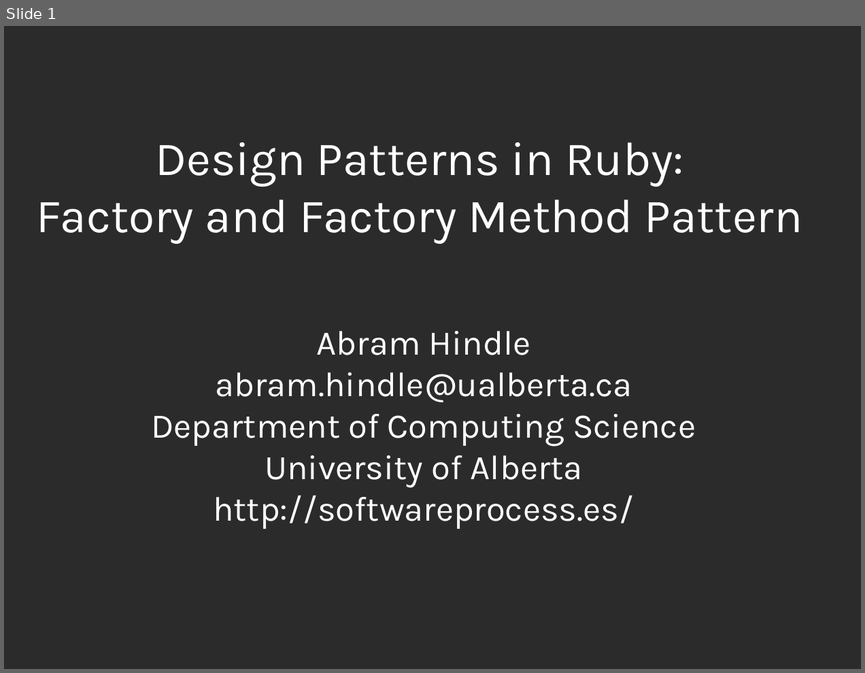
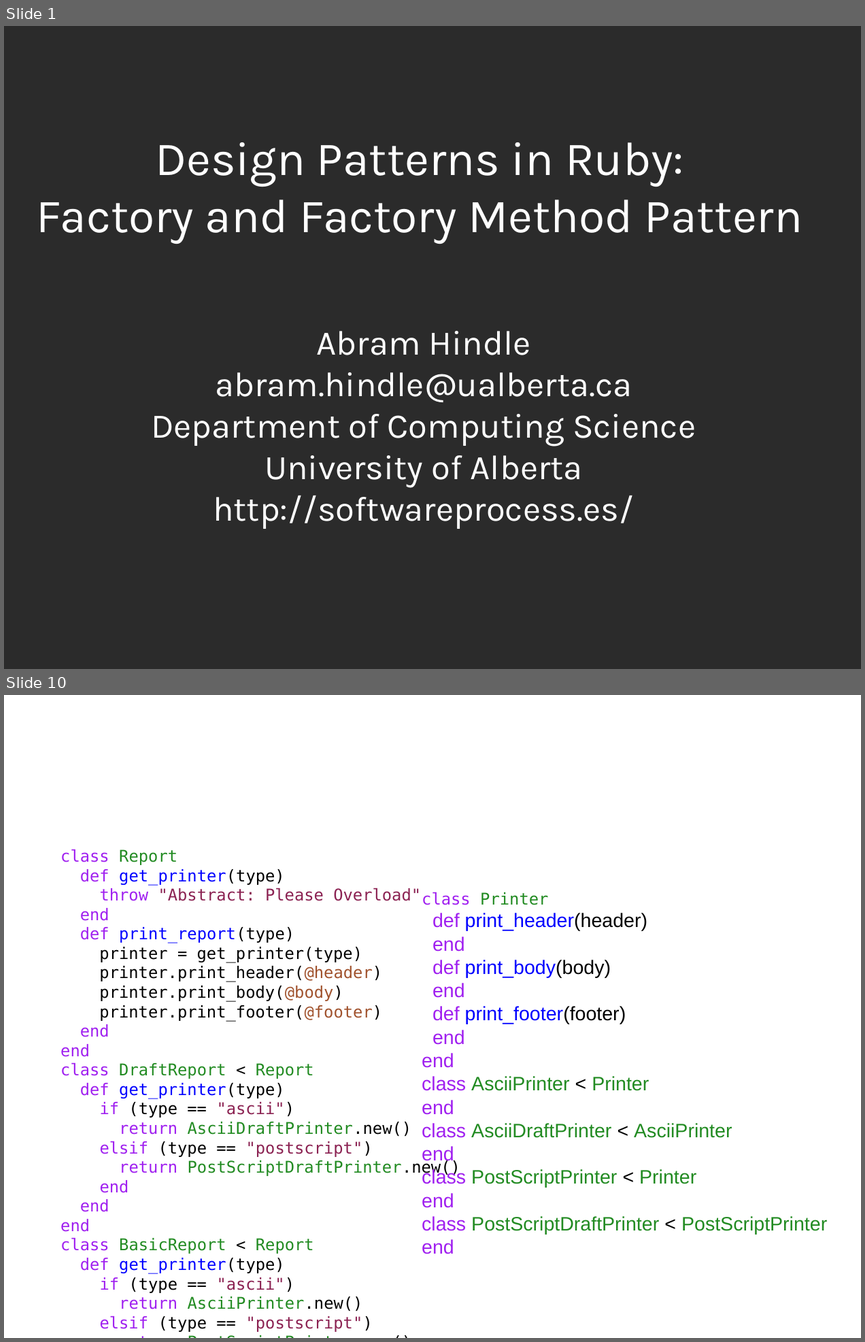
Before and after one commit to abramhindle/ruby-design-patterns, a slide deck: Factory and Factory Method.odp. Shown one above the other, each under a label of ours: slide 1 before the commit, slides 1 and 10 after it; the slides between them are not shown. The pictures are 865x673 and 865x1342 pixels, drawn with LibreOffice and Linux fonts; fonts in the diff are those of the drawing; background and template pictures are left out; a plain dark background stands for a picture behind light text. Boxes give left, top, right and bottom in pixels: in the first picture for what was removed or moved away, otherwise in the second. Text is boxed around its words. In the diff, an @@ line names an element or a change of style, - is before the commit and + after.

Commit message:
Factory Pattern

```diff
--- a/Factory and Factory Method.odp
+++ b/Factory and Factory Method.odp
@@ slide 10 added at (4,695,861,1338), background picture (left out) @@
@@ title added at (47,721,818,828), 44 pt, text #FFFFFF @@
+Factory Method Example
@@ text added at (60,849,460,1331), 15 pt, text #000000 @@
+class Report
+def get_printer(type)
+throw "Abstract: Please Overload"
+end
+def print_report(type)
+printer = get_printer(type)
+printer.print_header(@header)
+printer.print_body(@body)
+printer.print_footer(@footer)
+end
+end
+class DraftReport < Report
+def get_printer(type)
+if (type == "ascii")
+return AsciiDraftPrinter.new()
+elsif (type == "postscript")
+return PostScriptDraftPrinter.new()
+end
+end
+end
+class BasicReport < Report
+def get_printer(type)
+if (type == "ascii")
+return AsciiPrinter.new()
+elsif (type == "postscript")
+return PostScriptPrinter.new()
+end
+end
+end
@@ text added at (422,892,827,1234), 18 pt, text #228B22 @@
+class Printer
+def print_header(header)
+end
+def print_body(body)
+end
+def print_footer(footer)
+end
+end
+class AsciiPrinter < Printer
+end
+class AsciiDraftPrinter < AsciiPrinter
+end
+class PostScriptPrinter < Printer
+end
+class PostScriptDraftPrinter < PostScriptPrinter
+end
```
Also in this commit, not shown: 10 other slides added, 1 slide removed, 4 other files.
